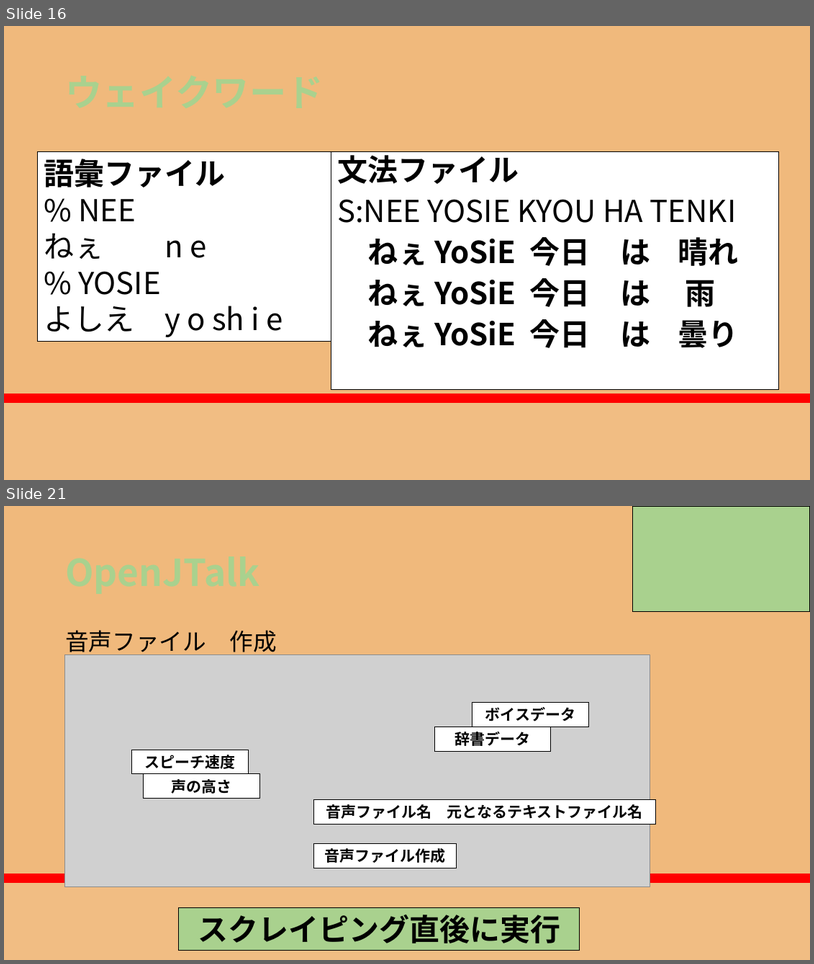
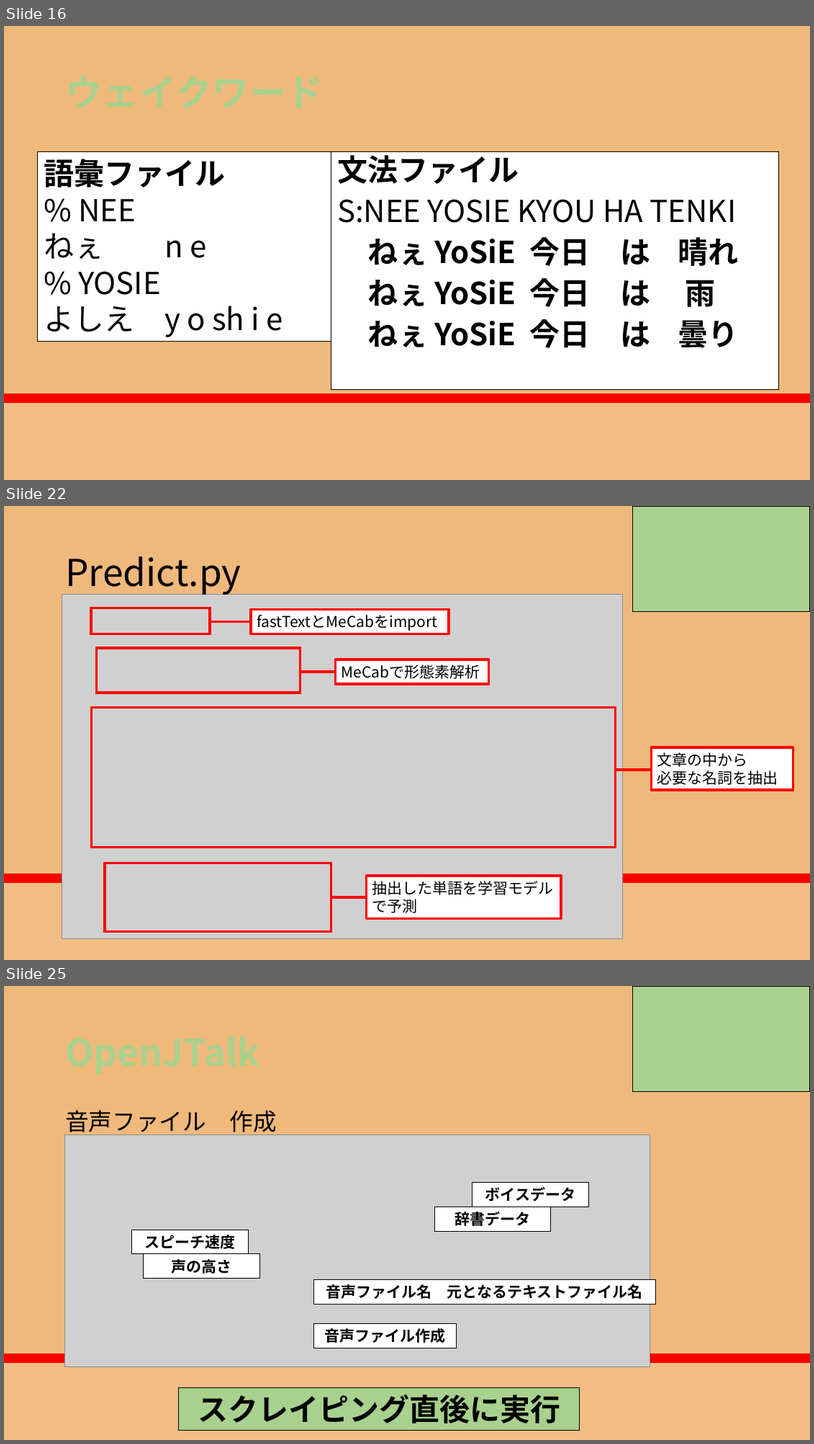
Before and after one commit to RikiishiSuzunosuke/AIspeaker_yosie, a slide deck: presentation/AIスピーカー開発_3_main.pptx. Shown one above the other, each under a label of ours: slides 16 and 21 before the commit, slides 16, 22 and 25 after it; the slides between them are not shown. The pictures are 814x964 and 814x1444 pixels, drawn with LibreOffice and Linux fonts; fonts in the diff are those of the drawing; grey boxes stand for pictures. Boxes give left, top, right and bottom in pixels: in the first picture for what was removed or moved away, otherwise in the second. Text is boxed around its words. In the diff, an @@ line names an element or a change of style, - is before the commit and + after.

```diff
--- a/presentation/AIスピーカー開発_3_main.pptx
+++ b/presentation/AIスピーカー開発_3_main.pptx
@@ slide 22 added at [4,506,810,960], background gradient #F0B97C to #FF0000 to #F86446 to #F1BD83 @@
@@ rectangle added at [633,506,810,611], fill #A9D18E, outline #000000 1 pt @@
@@ title added at [65,556,241,595], 44 pt, text #000000 @@
+Predict.py
@@ picture added at [62,594,622,939] @@
@@ rectangle added at [91,608,211,634], outline #FF0000 3 pt @@
@@ rectangle added at [251,610,449,633], fill #FFFFFF, outline #FF0000 3 pt, 18 pt, text #000000 @@
+fastTextとMeCabをimport
@@ line added from (251, 621) to (211, 621), #FF0000 3 pt @@
@@ rectangle added at [97,648,301,692], outline #FF0000 3 pt @@
@@ line added from (335, 672) to (299, 672), #FF0000 3 pt @@
@@ rectangle added at [335,659,489,683], fill #FFFFFF, outline #FF0000 3 pt, 18 pt, text #000000 @@
+MeCabで形態素解析
@@ rectangle added at [91,708,615,847], outline #FF0000 3 pt @@
@@ rectangle added at [652,747,793,790], fill #FFFFFF, outline #FF0000 3 pt, 18 pt, text #000000 @@
+文章の中から
+必要な名詞を抽出
@@ line added from (651, 770) to (615, 770), #FF0000 3 pt @@
@@ rectangle added at [105,863,332,932], outline #FF0000 3 pt @@
@@ rectangle added at [366,875,561,919], fill #FFFFFF, outline #FF0000 3 pt, 18 pt, text #000000 @@
+抽出した単語を学習モデル
+で予測
@@ line added from (366, 897) to (331, 897), #FF0000 3 pt @@
@@ what was slide 21 is now slide 25 @@
```
Also in this commit, not shown: 7 slides changed, 4 other slides added, 2 other files.
